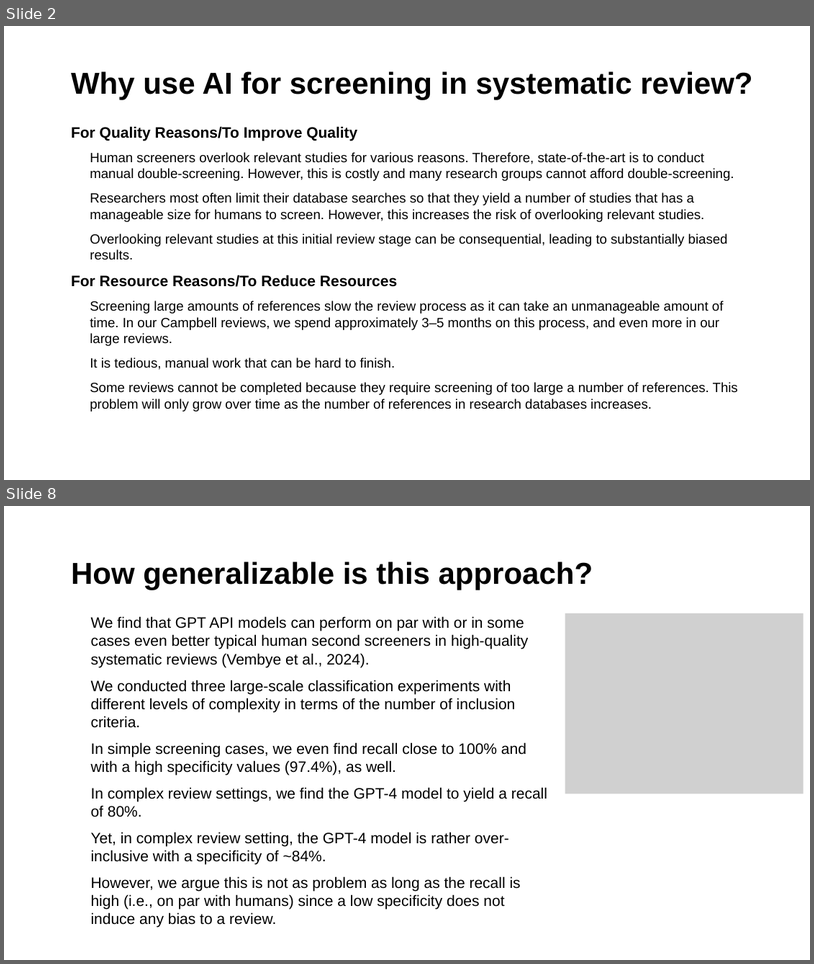
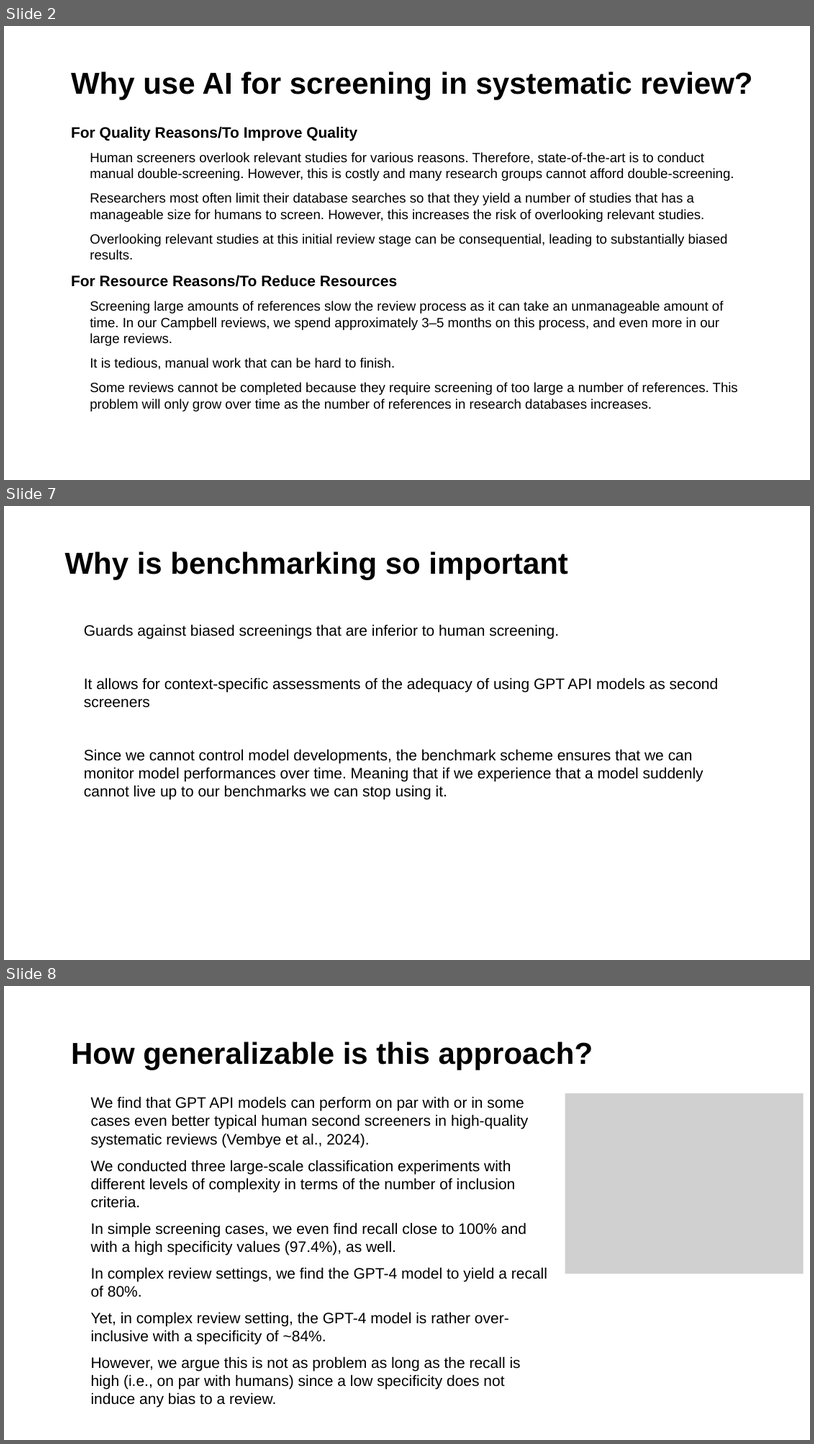
Before and after one commit to MikkelVembye/SRMA-SIG-presentation, a slide deck: SRMA SIG presentation 2024 .potx.pptx. Shown one above the other, each under a label of ours: slides 2 and 8 before the commit, slides 2, 7 and 8 after it; the slides between them are not shown. The pictures are 814x964 and 814x1444 pixels, drawn with LibreOffice and Linux fonts; fonts in the diff are those of the drawing; grey boxes stand for pictures; background and template pictures are left out. Boxes give left, top, right and bottom in pixels: in the first picture for what was removed or moved away, otherwise in the second. Text is boxed around its words. In the diff, an @@ line names an element or a change of style, - is before the commit and + after.

```diff
--- a/SRMA SIG presentation 2024 .potx.pptx
+++ b/SRMA SIG presentation 2024 .potx.pptx
@@ slide 7 added at bbox=[4, 506, 810, 960], background #FFFFFF @@
@@ title added at bbox=[65, 551, 568, 579], 36 pt, text #000000, bold @@
+Why is benchmarking so important
@@ text added at bbox=[84, 624, 719, 800], 18 pt, text #000000 @@
+• Guards against biased screenings that are inferior to human screening.
+• It allows for context-specific assessments of the adequacy of using GPT API models as second screeners
+• Since we cannot control model developments, the benchmark scheme ensures that we can monitor model performances over time. Meaning that if we experience that a model suddenly cannot live up to our benchmarks we can stop using it.
```
Also in this commit, not shown: 4 slides changed, 2 other slides added, 3 slides removed.
